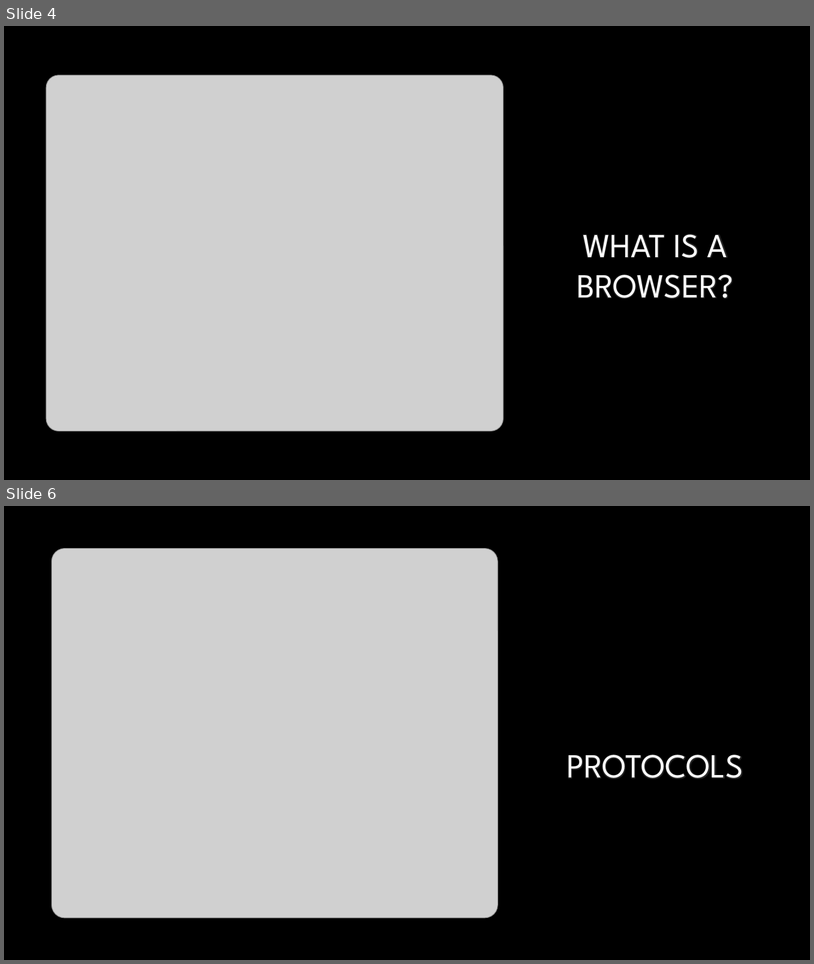
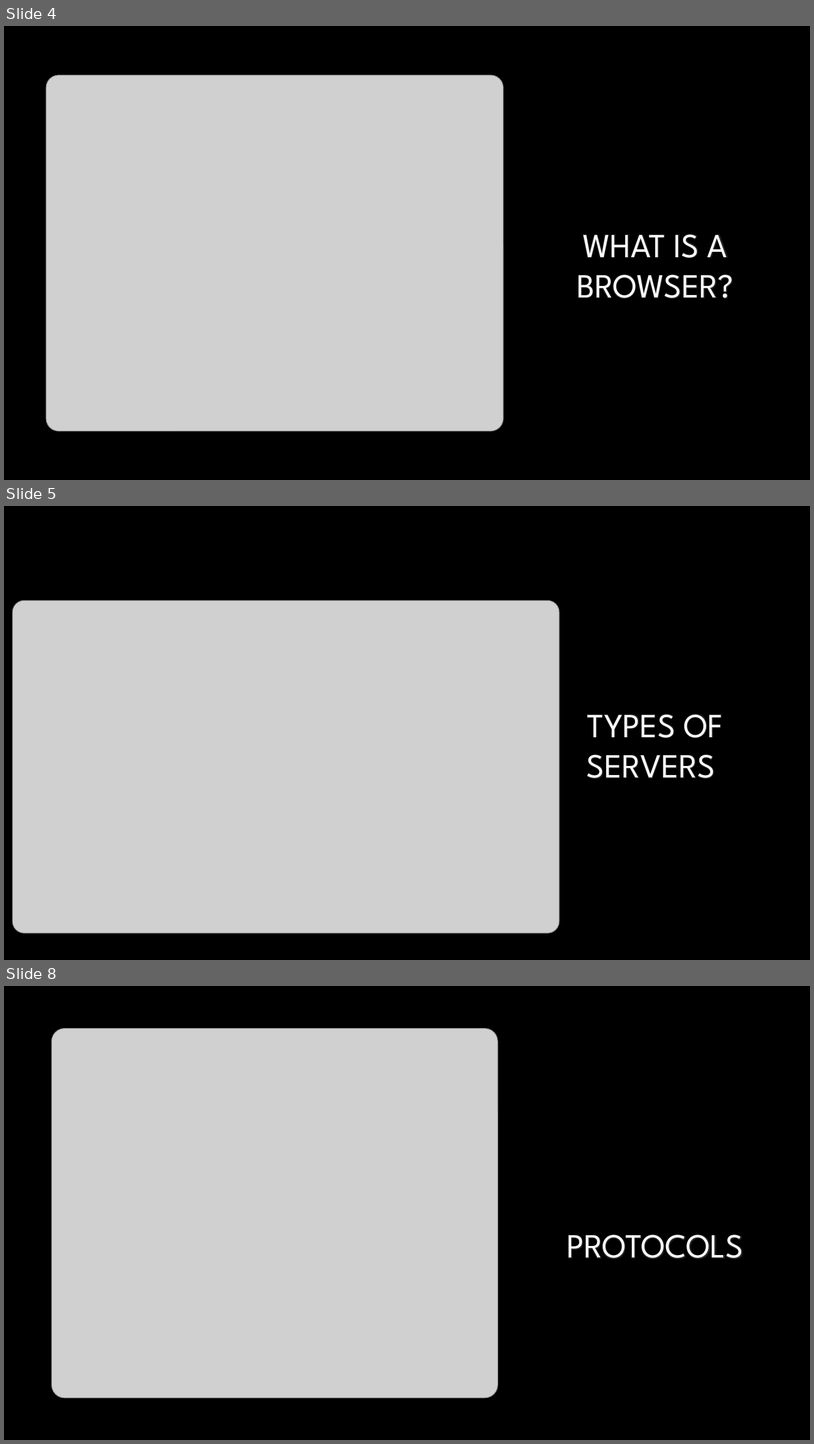
Before and after one commit to saahithhegde/webapplication, a slide deck: web_application_programming.pptx. Shown one above the other, each under a label of ours: slides 4 and 6 before the commit, slides 4, 5 and 8 after it; the slides between them are not shown. The pictures are 814x964 and 814x1444 pixels, drawn with LibreOffice and Linux fonts; fonts in the diff are those of the drawing; grey boxes stand for pictures; background and template pictures are left out. Boxes give left, top, right and bottom in pixels: in the first picture for what was removed or moved away, otherwise in the second. Text is boxed around its words. In the diff, an @@ line names an element or a change of style, - is before the commit and + after.

```diff
--- a/web_application_programming.pptx
+++ b/web_application_programming.pptx
@@ slide 5 added at [4, 506, 810, 960], background picture (left out) @@
@@ picture added at [12, 600, 560, 933] @@
@@ title added at [587, 714, 723, 778], 40 pt, text gradient #FFFFFF to #A6A6A6 @@
+TYPES OF SERVERS
@@ what was slide 6 is now slide 8 @@
```
Also in this commit, not shown: 4 slides changed, 12 other slides added.
